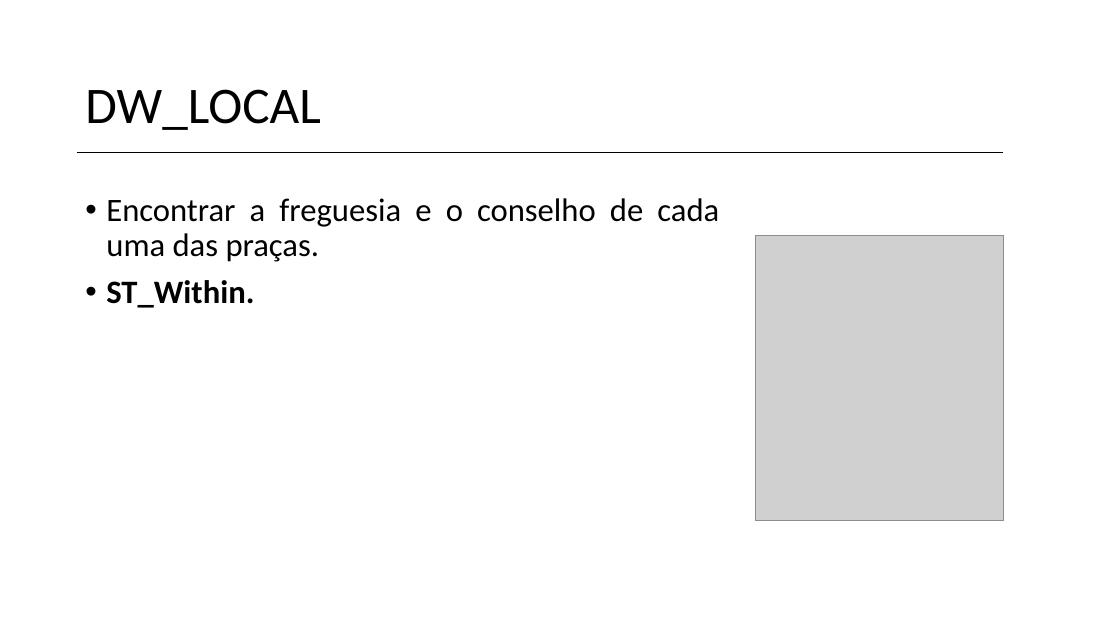
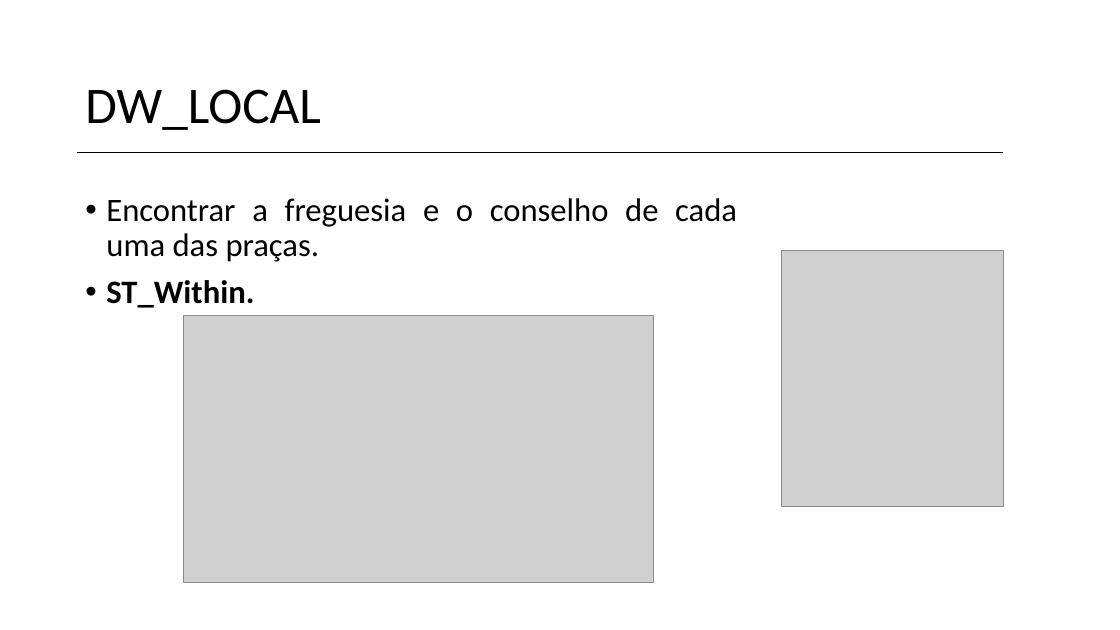
Before and after one commit to vanessa-silva/TABD-datawarehouse, a slide deck: slide 10 of Data-Warehouse.pptx. Drawn at 1120x630 pixels with LibreOffice and Linux fonts; fonts in the diff are those of the drawing; grey boxes stand for pictures; background and template pictures are left out. Boxes give left, top, right and bottom in pixels: in the first picture for what was removed or moved away, otherwise in the second. Text is boxed around its words. In the diff, an @@ line names an element or a change of style, - is before the commit and + after.

```diff
--- a/Data-Warehouse.pptx
+++ b/Data-Warehouse.pptx
@@ text "Encontrar a freguesia e o ..." rewrapped from [106, 198, 719, 308] to [106, 198, 737, 308] @@
@@ picture: place and size @@
-picture at [755, 235, 1003, 521]
+picture at [781, 251, 1003, 507]
@@ picture added at [184, 316, 654, 582] @@
```
Also in this commit, not shown: 5 other slides changed, 17 other files.
